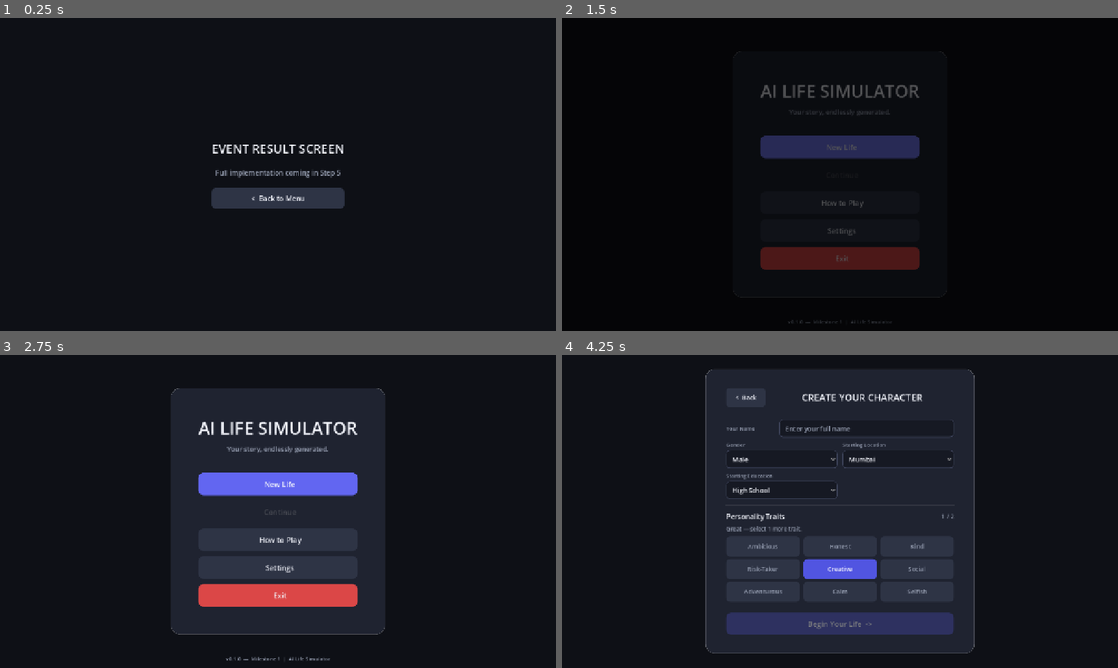
Above: before the commit, frames 1-4 (two rows, left to right).
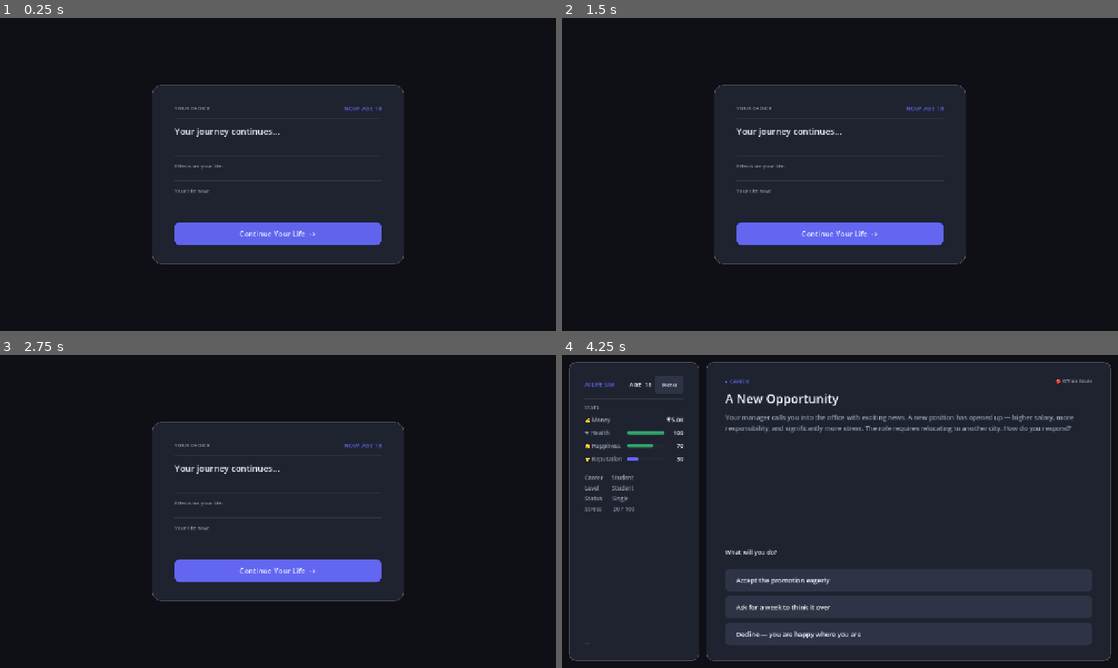
Above: after the commit, the same moments.

Repository: Prathmesh3742/GAI-10th
Game: Godot game, scene res://scenes/event_result/event_result.tscn
Same seed, same stepped clock (60 frames per second), same inputs: the game is played once before the commit and once after it. This scene is started directly instead of the project's main scene.
Inputs (mouse positions are in pixels of both pictures, inside the frame that each line leads up to):
- Up to frame 1 (0.25 s): no input
- Up to frame 2 (1.5 s): click (840, 199) at 0.5 s, where only the run before the commit has a clickable "< Back to Menu"; click (840, 146) at 1.25 s, where only the run before the commit has a clickable "New Life"
- Up to frame 3 (2.75 s): click (183, 398) at 2 s, where only the run before the commit has a clickable "< Back"
- Up to frame 4 (4.25 s): click (840, 483) at 2.75 s, where only the run before the commit has a clickable "New Life"; click (840, 570) at 3.5 s, where only the run after the commit has a clickable "Continue Your Life ->"

The runs differ from the first frame. In frame 1, 24% of the frame differs, in the area x 27-73%, y 21-79%; in frame 2, 24%; in frame 3, 20%; in frame 4, 55%, in the area x 1-99%, y 2-98%.

Commit message:
Event Result Screen + Navigation ← Milestone 1

Diff:
--- a/scenes/event_result/event_result.gd
+++ b/scenes/event_result/event_result.gd
@@ -1,25 +1,250 @@
 # event_result.gd
 # =============================================================================
-# PLACEHOLDER — Full implementation in Step 5.
+# Event Result screen — Milestone 1 completion (Step 5).
+#
+# Reads GameManager.last_choice_result (set by game.gd before navigating here).
+# Displays:
+#   • The choice the player made (in quotes)
+#   • Time elapsed
+#   • Each changed stat as a colour-coded +/- delta row
+#   • A snapshot of current GameState values
+#   • "Continue" button → back to game.tscn for the next event
 # =============================================================================
 extends Control
 
-@onready var _btn_back: Button = %BtnBack
+# ── Stat display metadata ─────────────────────────────────────────────────────
+const STAT_META: Dictionary = {
+	"money"      : {"icon": "💰", "label": "Money"},
+	"health"     : {"icon": "❤",  "label": "Health"},
+	"happiness"  : {"icon": "😊", "label": "Happiness"},
+	"stress"     : {"icon": "😰", "label": "Stress"},
+	"reputation" : {"icon": "⭐", "label": "Reputation"},
+	"energy"     : {"icon": "⚡", "label": "Energy"},
+}
+
+# Stats where a HIGHER value is WORSE (positive delta = bad = red)
+const INVERSE_STATS: Array[String] = ["stress"]
+
+# ── Node refs ─────────────────────────────────────────────────────────────────
+@onready var _content_card:      PanelContainer = %ContentCard
+@onready var _age_label:         Label          = %AgeLabel
+@onready var _choice_text:       Label          = %ChoiceText
+@onready var _time_label:        Label          = %TimeLabel
+@onready var _effects_container: VBoxContainer  = %EffectsContainer
+@onready var _snapshot_label:    Label          = %SnapshotLabel
+@onready var _btn_continue:      Button         = %BtnContinue
 
 
 func _ready() -> void:
+	await get_tree().process_frame
 	_apply_styles()
-	_btn_back.pressed.connect(func() -> void:
-		UIManager.change_scene("res://scenes/main_menu/main_menu.tscn")
-	)
-
-
+	_load_result()
+	_animate_entrance()
+
+
+# =============================================================================
+# Load result data from GameManager handoff
+# =============================================================================
+func _load_result() -> void:
+	var result: Dictionary = GameManager.last_choice_result
+	GameManager.last_choice_result = {}   # consume and clear
+
+	# Header — current age (GameState already updated by apply_choice)
+	_age_label.text = "NOW AGE %d" % int(GameState.age)
+
+	if result.is_empty():
+		# Fallback: navigated here without a prior choice (shouldn't happen normally)
+		_choice_text.text  = "Your journey continues..."
+		_time_label.text   = ""
+		_snapshot_label.text = ""
+		_btn_continue.pressed.connect(_on_continue)
+		return
+
+	# Choice text — displayed in quotes for emphasis
+	_choice_text.text = "\"%s\"" % result.get("choice_text", "")
+
+	# Time label
+	_time_label.text = _build_time_text(result.get("time_months", 1))
+
+	# Effect delta rows
+	_build_effects(result.get("effects", {}))
+
+	# Snapshot of current state
+	_build_snapshot()
+
+	# Wire continue button
+	_btn_continue.pressed.connect(_on_continue)
+
+
+# =============================================================================
+# Effect rows — one row per changed stat, colour-coded +/-
+# =============================================================================
+func _build_effects(effects: Dictionary) -> void:
+	var had_any := false
+
+	# Preserve a consistent display order matching STAT_META key order
+	for key: String in STAT_META:
+		if key not in effects:
+			continue
+		var value: float = float(effects[key])
+		if value == 0.0:
+			continue
+
+		had_any = true
+		var meta: Dictionary = STAT_META[key]
+
+		var row := HBoxContainer.new()
+		row.add_theme_constant_override("separation", 12)
+		_effects_container.add_child(row)
+
+		# Stat icon + name
+		var name_lbl := Label.new()
+		name_lbl.text = "%s  %s" % [meta["icon"], meta["label"]]
+		name_lbl.custom_minimum_size = Vector2(140, 0)
+		name_lbl.add_theme_color_override("font_color", UIManager.C_SUBTEXT)
+		name_lbl.add_theme_font_size_override("font_size", 15)
+		row.add_child(name_lbl)
+
+		# Spacer pushes delta to right
+		var spacer := Control.new()
+		spacer.size_flags_horizontal = Control.SIZE_EXPAND_FILL
+		row.add_child(spacer)
+
+		# Delta label
+		var delta_lbl := Label.new()
+		delta_lbl.text = _format_delta(key, value)
+		delta_lbl.add_theme_color_override("font_color", _effect_color(key, value))
+		delta_lbl.add_theme_font_size_override("font_size", 16)
+		delta_lbl.horizontal_alignment = HORIZONTAL_ALIGNMENT_RIGHT
+		row.add_child(delta_lbl)
+
+	if not had_any:
+		# Nothing changed — show a neutral row
+		var lbl := Label.new()
+		lbl.text = "No immediate changes."
+		lbl.add_theme_color_override("font_color", UIManager.C_SUBTEXT)
+		lbl.add_theme_font_size_override("font_size", 14)
+		_effects_container.add_child(lbl)
+
+
+# =============================================================================
+# Snapshot — current GameState after the effects were applied
+# =============================================================================
+func _build_snapshot() -> void:
+	var parts: Array[String] = []
+	parts.append(UIManager.format_money(GameState.money))
+	parts.append("❤ %d" % int(GameState.health))
+	parts.append("😊 %d" % int(GameState.happiness))
+	parts.append("😰 %d stress" % int(GameState.stress))
+	if GameState.career != "Student":
+		parts.append(GameState.career)
+	_snapshot_label.text = "  ·  ".join(parts)
+
+
+# =============================================================================
+# Continue → back to game.tscn (loads next event)
+# =============================================================================
+func _on_continue() -> void:
+	UIManager.change_scene("res://scenes/game/game.tscn")
+
+
+# =============================================================================
+# Formatting helpers
+# =============================================================================
+func _format_delta(key: String, value: float) -> String:
+	if key == "money":
+		if value >= 0.0:
+			return "+" + UIManager.format_money(value)
+		else:
+			return "−" + UIManager.format_money(absf(value))
+	var sign: String = "+" if value > 0.0 else ""
+	return "%s%d" % [sign, int(value)]
+
+
+func _effect_color(key: String, value: float) -> Color:
+	# For inverse stats (stress), flip good/bad colouring
+	var positive_is_good: bool = key not in INVERSE_STATS
+	if value > 0.0:
+		return UIManager.C_SUCCESS if positive_is_good else UIManager.C_DANGER
+	elif value < 0.0:
+		return UIManager.C_DANGER  if positive_is_good else UIManager.C_SUCCESS
+	return UIManager.C_SUBTEXT
+
+
+func _build_time_text(months: int) -> String:
+	if months <= 0:
+		return ""
+	var yrs:  int = months / 12
+	var mths: int = months % 12
+	if yrs == 0:
+		return "%d month%s passed." % [mths, "s" if mths != 1 else ""]
+	if mths == 0:
+		return "%d year%s passed." % [yrs, "s" if yrs != 1 else ""]
+	return "%d year%s and %d month%s passed." % [
+		yrs, "s" if yrs != 1 else "",
+		mths, "s" if mths != 1 else ""
+	]
+
+
+# =============================================================================
+# Styling
+# =============================================================================
 func _apply_styles() -> void:
+	var mc := $CenterContainer/ContentCard/MarginContainer/MainContent
+
 	$Background.color = UIManager.C_BG
-	$CenterContainer/VBox/Title.add_theme_color_override("font_color", UIManager.C_TEXT)
-	$CenterContainer/VBox/Title.add_theme_font_size_override("font_size", 28)
-	$CenterContainer/VBox/Subtitle.add_theme_color_override("font_color", UIManager.C_SUBTEXT)
-	UIManager.style_button(
-		_btn_back,
-		UIManager.C_MUTED, UIManager.C_MUTED_H, UIManager.C_MUTED_P
-	)
+
+	# Card
+	_content_card.add_theme_stylebox_override("panel",
+		UIManager.make_card_style(UIManager.C_CARD, 20, Color(1, 1, 1, 0.08), 1))
+
+	# Header
+	mc.get_node("Header/HeaderLabel").add_theme_color_override("font_color", UIManager.C_SUBTEXT)
+	mc.get_node("Header/HeaderLabel").add_theme_font_size_override("font_size", 12)
+
+	_age_label.add_theme_color_override("font_color", UIManager.C_ACCENT)
+	_age_label.add_theme_font_size_override("font_size", 14)
+
+	# Choice text — accent colour, large
+	_choice_text.add_theme_color_override("font_color", UIManager.C_TEXT)
+	_choice_text.add_theme_font_size_override("font_size", 20)
+
+	# Time label
+	_time_label.add_theme_color_override("font_color", UIManager.C_SUBTEXT)
+	_time_label.add_theme_font_size_override("font_size", 13)
+
+	# Effects section title
+	mc.get_node("EffectsTitle").add_theme_color_override("font_color", UIManager.C_SUBTEXT)
+	mc.get_node("EffectsTitle").add_theme_font_size_override("font_size", 12)
+
+	# Snapshot section
+	mc.get_node("SnapshotTitle").add_theme_color_override("font_color", UIManager.C_SUBTEXT)
+	mc.get_node("SnapshotTitle").add_theme_font_size_override("font_size", 12)
+
+	_snapshot_label.add_theme_color_override("font_color", UIManager.C_TEXT)
+	_snapshot_label.add_theme_font_size_override("font_size", 14)
+
+	# Separators
+	var sep_style := StyleBoxLine.new()
+	sep_style.color = Color(1.0, 1.0, 1.0, 0.08)
+	for sep_name: String in ["Sep1", "Sep2", "Sep3"]:
+		mc.get_node(sep_name).add_theme_stylebox_override("separator", sep_style)
+
+	# Continue button
+	UIManager.style_button(_btn_continue,
+		UIManager.C_ACCENT, UIManager.C_ACCENT_H, UIManager.C_ACCENT_P,
+		UIManager.C_TEXT, 12)
+	_btn_continue.add_theme_font_size_override("font_size", 17)
+
+
+# =============================================================================
+# Entrance animation
+# =============================================================================
+func _animate_entrance() -> void:
+	_content_card.pivot_offset = _content_card.size / 2.0
+	_content_card.scale        = Vector2(0.95, 0.95)
+	_content_card.modulate.a   = 0.0
+	var tw := create_tween().set_ease(Tween.EASE_OUT).set_trans(Tween.TRANS_CUBIC)
+	tw.set_parallel(true)
+	tw.tween_property(_content_card, "modulate:a", 1.0, 0.35)
+	tw.tween_property(_content_card, "scale",      Vector2(1.0, 1.0), 0.35)
--- a/scenes/event_result/event_result.tscn
+++ b/scenes/event_result/event_result.tscn
@@ -28,22 +28,81 @@
 grow_horizontal = 2
 grow_vertical = 2
 
-[node name="VBox" type="VBoxContainer" parent="CenterContainer"]
-layout_mode = 2
-theme_override_constants/separation = 24
-
-[node name="Title" type="Label" parent="CenterContainer/VBox"]
-layout_mode = 2
-text = "EVENT RESULT SCREEN"
-horizontal_alignment = 1
-
-[node name="Subtitle" type="Label" parent="CenterContainer/VBox"]
-layout_mode = 2
-text = "Full implementation coming in Step 5"
-horizontal_alignment = 1
-
-[node name="BtnBack" type="Button" parent="CenterContainer/VBox"]
+[node name="ContentCard" type="PanelContainer" parent="CenterContainer"]
 unique_name_in_owner = true
 layout_mode = 2
-custom_minimum_size = Vector2(220, 48)
-text = "<  Back to Menu"
+custom_minimum_size = Vector2(580, 0)
+
+[node name="MarginContainer" type="MarginContainer" parent="CenterContainer/ContentCard"]
+layout_mode = 2
+theme_override_constants/margin_left = 36
+theme_override_constants/margin_right = 36
+theme_override_constants/margin_top = 32
+theme_override_constants/margin_bottom = 32
+
+[node name="MainContent" type="VBoxContainer" parent="CenterContainer/ContentCard/MarginContainer"]
+layout_mode = 2
+theme_override_constants/separation = 12
+
+[node name="Header" type="HBoxContainer" parent="CenterContainer/ContentCard/MarginContainer/MainContent"]
+layout_mode = 2
+
+[node name="HeaderLabel" type="Label" parent="CenterContainer/ContentCard/MarginContainer/MainContent/Header"]
+layout_mode = 2
+size_flags_horizontal = 3
+text = "YOUR CHOICE"
+
+[node name="AgeLabel" type="Label" parent="CenterContainer/ContentCard/MarginContainer/MainContent/Header"]
+unique_name_in_owner = true
+layout_mode = 2
+text = "AGE 18"
+horizontal_alignment = 2
+
+[node name="Sep1" type="HSeparator" parent="CenterContainer/ContentCard/MarginContainer/MainContent"]
+layout_mode = 2
+
+[node name="ChoiceText" type="Label" parent="CenterContainer/ContentCard/MarginContainer/MainContent"]
+unique_name_in_owner = true
+layout_mode = 2
+text = "..."
+autowrap_mode = 2
+
+[node name="TimeLabel" type="Label" parent="CenterContainer/ContentCard/MarginContainer/MainContent"]
+unique_name_in_owner = true
+layout_mode = 2
+text = ""
+
+[node name="Sep2" type="HSeparator" parent="CenterContainer/ContentCard/MarginContainer/MainContent"]
+layout_mode = 2
+
+[node name="EffectsTitle" type="Label" parent="CenterContainer/ContentCard/MarginContainer/MainContent"]
+layout_mode = 2
+text = "Effects on your life:"
+
+[node name="EffectsContainer" type="VBoxContainer" parent="CenterContainer/ContentCard/MarginContainer/MainContent"]
+unique_name_in_owner = true
+layout_mode = 2
+theme_override_constants/separation = 8
+
+[node name="Sep3" type="HSeparator" parent="CenterContainer/ContentCard/MarginContainer/MainContent"]
+layout_mode = 2
+
+[node name="SnapshotTitle" type="Label" parent="CenterContainer/ContentCard/MarginContainer/MainContent"]
+layout_mode = 2
+text = "Your life now:"
+
+[node name="SnapshotLabel" type="Label" parent="CenterContainer/ContentCard/MarginContainer/MainContent"]
+unique_name_in_owner = true
+layout_mode = 2
+text = ""
+autowrap_mode = 2
+
+[node name="Spacer" type="Control" parent="CenterContainer/ContentCard/MarginContainer/MainContent"]
+layout_mode = 2
+custom_minimum_size = Vector2(0, 8)
+
+[node name="BtnContinue" type="Button" parent="CenterContainer/ContentCard/MarginContainer/MainContent"]
+unique_name_in_owner = true
+layout_mode = 2
+custom_minimum_size = Vector2(0, 52)
+text = "Continue Your Life  ->"
